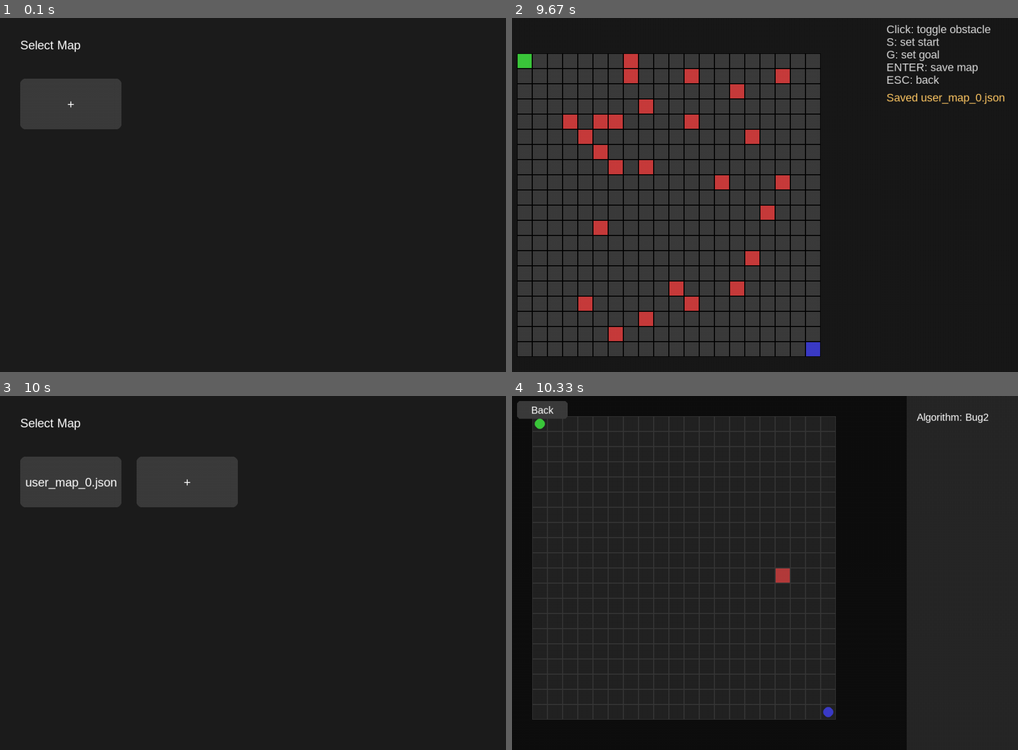
Above: before the commit, frames 1-4 (two rows, left to right).
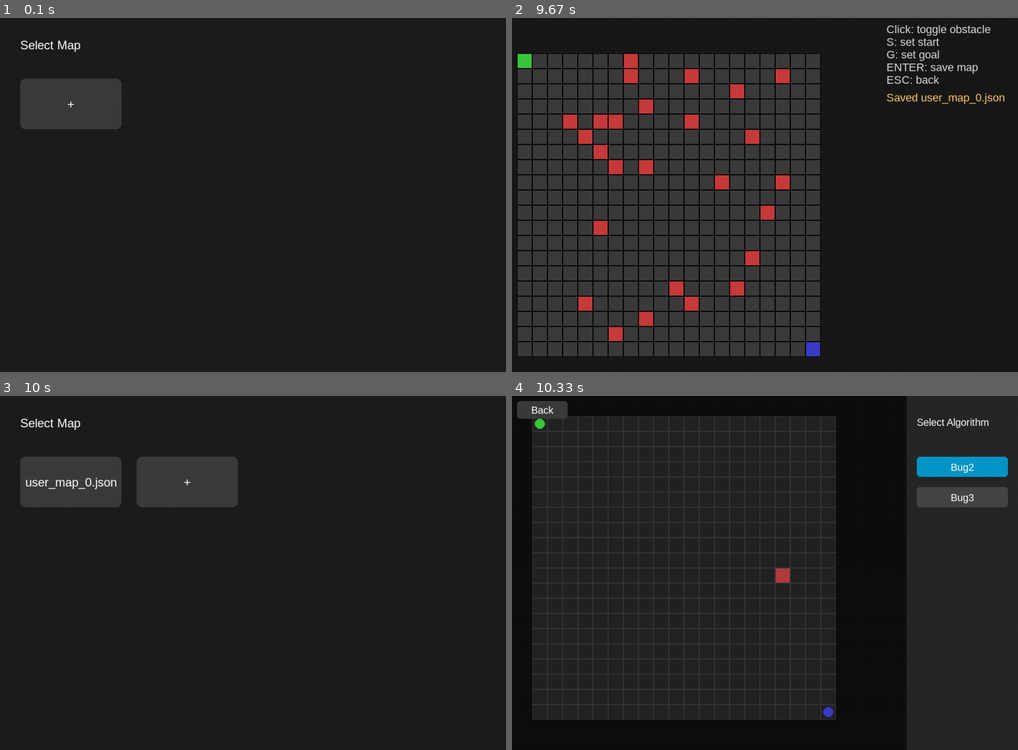
Above: after the commit, the same moments.

Repository: preeti-0001/path-planning-algorithms
Game: pygame game, started from main.py
Two runs of this game, one before a commit and one after it. Both use one fixed random seed, a clock stepped at 60 frames per second and the inputs below.
Inputs (mouse positions are in pixels of both pictures, inside the frame that each line leads up to):
- Up to frame 1 (0.1 s): no input
- Up to frame 2 (9.67 s): click "+" at 0.38 s; click (765, 219) at 0.72 s; tap Enter at 1 s; click (633, 64) at 1.38 s; click (775, 74) at 1.72 s; click (739, 287) at 2.05 s; click (749, 134) at 2.38 s; click (694, 120) at 2.72 s; click (572, 117) at 3.05 s; click (598, 230) at 3.38 s; click (608, 148) at 3.72 s; click (618, 127) at 4.05 s; click (785, 180) at 4.38 s; click (618, 173) at 4.72 s; click (689, 297) at 5.05 s; click (613, 325) at 5.38 s; click (684, 78) at 5.72 s; click (714, 180) at 6.05 s; click (643, 99) at 6.38 s; click (648, 315) at 6.72 s; click (734, 88) at 7.05 s; click (668, 279) at 7.38 s; click (598, 120) at 7.72 s; click (577, 131) at 8.05 s; click (638, 159) at 8.38 s; click (628, 67) at 8.72 s; click (577, 304) at 9.05 s; click (759, 255) at 9.38 s
- Up to frame 3 (10 s): click "Click: toggle obstacle" at 9.72 s
- Up to frame 4 (10.33 s): click "user_map_0.json" at 10.05 s

Frames 1-3 are identical in both runs. In frame 4, 2.3% of the frame differs, in the area x 80-98%, y 4-32%.

Commit message:
dev init

Diff:
--- /dev/null
+++ b/algorithms/bug3.py
@@ -0,0 +1,144 @@
+import math
+
+
+class Bug3:
+
+    def __init__(self, grid, start, goal):
+
+        self.grid = grid
+        self.rows = len(grid)
+        self.cols = len(grid[0])
+
+        self.start = start
+        self.goal = goal
+
+        self.pos = start
+        self.mode = "GOAL"
+
+        self.hit_point = None
+        self.hit_distance = None
+
+        self.path = [self.pos]
+
+        self.memory = []
+
+    # -------------------------------------------------
+    # Distance to goal (Euclidean)
+    # -------------------------------------------------
+    def distance_to_goal(self, pos):
+        return math.sqrt((pos[0] - self.goal[0])**2 +
+                         (pos[1] - self.goal[1])**2)
+
+    # -------------------------------------------------
+    def is_free(self, p):
+        r, c = p
+        if r < 0 or c < 0 or r >= self.rows or c >= self.cols:
+            return False
+        return self.grid[r][c] == 0
+
+    # -------------------------------------------------
+    # Simulated Range Sensor (Look ahead)
+    # -------------------------------------------------
+    def range_in_direction(self, direction, max_range=5):
+
+        r, c = self.pos
+        dr, dc = direction
+
+        for i in range(1, max_range + 1):
+            check = (r + dr * i, c + dc * i)
+            if not self.is_free(check):
+                return i - 1
+
+        return max_range
+
+    # -------------------------------------------------
+    # Move directly toward goal
+    # -------------------------------------------------
+    def move_toward_goal(self):
+
+        r, c = self.pos
+        gr, gc = self.goal
+
+        dr = 1 if gr > r else -1 if gr < r else 0
+        dc = 1 if gc > c else -1 if gc < c else 0
+
+        next_pos = (r + dr, c + dc)
+
+        if self.is_free(next_pos):
+            return next_pos
+        else:
+            self.mode = "BOUNDARY"
+            self.hit_point = self.pos
+            self.hit_distance = self.distance_to_goal(self.pos)
+            return self.follow_boundary()
+
+    # -------------------------------------------------
+    # Right-hand rule boundary following
+    # -------------------------------------------------
+    def follow_boundary(self):
+
+        r, c = self.pos
+
+        directions = [
+            (0, 1),   # Right
+            (1, 0),   # Down
+            (0, -1),  # Left
+            (-1, 0)   # Up
+        ]
+
+        for d in directions:
+            new_pos = (r + d[0], c + d[1])
+            if self.is_free(new_pos) and new_pos not in self.memory:
+                self.memory.append(self.pos)
+                if len(self.memory) > 6:
+                    self.memory.pop(0)
+                return new_pos
+
+        return self.pos
+
+    # -------------------------------------------------
+    # Step Function
+    # -------------------------------------------------
+    def step(self):
+
+        if self.pos == self.goal:
+            return self.pos, True
+
+        if self.mode == "GOAL":
+
+            # Check range in goal direction
+            r, c = self.pos
+            gr, gc = self.goal
+
+            dr = 1 if gr > r else -1 if gr < r else 0
+            dc = 1 if gc > c else -1 if gc < c else 0
+
+            if self.range_in_direction((dr, dc)) > 0:
+                self.pos = self.move_toward_goal()
+            else:
+                self.mode = "BOUNDARY"
+                self.hit_point = self.pos
+                self.hit_distance = self.distance_to_goal(self.pos)
+                self.pos = self.follow_boundary()
+
+        elif self.mode == "BOUNDARY":
+
+            # Leave condition (Bug3 main idea)
+            current_distance = self.distance_to_goal(self.pos)
+
+            r, c = self.pos
+            gr, gc = self.goal
+            dr = 1 if gr > r else -1 if gr < r else 0
+            dc = 1 if gc > c else -1 if gc < c else 0
+
+            if (current_distance < self.hit_distance and
+                self.range_in_direction((dr, dc)) > 0):
+
+                self.mode = "GOAL"
+                self.pos = self.move_toward_goal()
+
+            else:
+                self.pos = self.follow_boundary()
+
+        self.path.append(self.pos)
+        return self.pos, False
--- /dev/null
+++ b/algorithms/bug3_research.py
@@ -0,0 +1,170 @@
+import math
+
+
+class Bug3:
+
+    def __init__(self, grid, start, goal):
+
+        self.grid = grid
+        self.rows = len(grid)
+        self.cols = len(grid[0])
+
+        self.start = start
+        self.goal = goal
+
+        self.pos = start
+        self.mode = "GOAL"
+
+        # Boundary variables
+        self.hit_point = None
+        self.hit_distance = None
+        self.best_leave_point = None
+        self.best_distance = float("inf")
+        self.boundary_start = None
+        self.boundary_visited = set()
+
+        # Right-hand rule directions (clockwise)
+        self.directions = [
+            (0, 1),    # Right
+            (1, 0),    # Down
+            (0, -1),   # Left
+            (-1, 0)    # Up
+        ]
+        self.current_dir_index = 0
+
+        self.path = [self.pos]
+
+    # -------------------------------------------------
+    # Utilities
+    # -------------------------------------------------
+    def is_free(self, p):
+        r, c = p
+        if r < 0 or c < 0 or r >= self.rows or c >= self.cols:
+            return False
+        return self.grid[r][c] == 0
+
+    def distance_to_goal(self, pos):
+        return math.hypot(pos[0] - self.goal[0],
+                          pos[1] - self.goal[1])
+
+    # -------------------------------------------------
+    # Line-of-sight using Bresenham
+    # -------------------------------------------------
+    def line_of_sight_clear(self, p):
+
+        x1, y1 = p
+        x2, y2 = self.goal
+
+        dx = abs(x2 - x1)
+        dy = abs(y2 - y1)
+        sx = 1 if x1 < x2 else -1
+        sy = 1 if y1 < y2 else -1
+        err = dx - dy
+
+        while True:
+            if not self.is_free((x1, y1)):
+                return False
+
+            if (x1, y1) == (x2, y2):
+                break
+
+            e2 = 2 * err
+            if e2 > -dy:
+                err -= dy
+                x1 += sx
+            if e2 < dx:
+                err += dx
+                y1 += sy
+
+        return True
+
+    # -------------------------------------------------
+    # Move toward goal greedily
+    # -------------------------------------------------
+    def move_toward_goal(self):
+
+        r, c = self.pos
+        gr, gc = self.goal
+
+        dr = 1 if gr > r else -1 if gr < r else 0
+        dc = 1 if gc > c else -1 if gc < c else 0
+
+        next_pos = (r + dr, c + dc)
+
+        if self.is_free(next_pos):
+            return next_pos
+
+        # Hit obstacle
+        self.mode = "BOUNDARY"
+        self.hit_point = self.pos
+        self.boundary_start = self.pos
+        self.hit_distance = self.distance_to_goal(self.pos)
+        self.best_leave_point = None
+        self.best_distance = float("inf")
+        self.boundary_visited = set()
+
+        return self.follow_boundary()
+
+    # -------------------------------------------------
+    # True Right-Hand Rule Boundary Following
+    # -------------------------------------------------
+    def follow_boundary(self):
+
+        r, c = self.pos
+
+        for i in range(4):
+            idx = (self.current_dir_index + i) % 4
+            dr, dc = self.directions[idx]
+            next_pos = (r + dr, c + dc)
+
+            if self.is_free(next_pos):
+                self.current_dir_index = idx
+                return next_pos
+
+        return self.pos
+
+    # -------------------------------------------------
+    # Step
+    # -------------------------------------------------
+    def step(self):
+
+        if self.pos == self.goal:
+            return self.pos, True
+
+        # ---------------- GOAL MODE ----------------
+        if self.mode == "GOAL":
+
+            self.pos = self.move_toward_goal()
+
+        # -------------- BOUNDARY MODE --------------
+        elif self.mode == "BOUNDARY":
+
+            current_distance = self.distance_to_goal(self.pos)
+
+            # Check leave condition candidate
+            if (self.line_of_sight_clear(self.pos) and
+                current_distance < self.hit_distance):
+
+                if current_distance < self.best_distance:
+                    self.best_distance = current_distance
+                    self.best_leave_point = self.pos
+
+            # Move along boundary
+            next_pos = self.follow_boundary()
+
+            # If full loop completed
+            if next_pos == self.boundary_start:
+
+                if self.best_leave_point is not None:
+                    self.pos = self.best_leave_point
+                    self.mode = "GOAL"
+                    self.path.append(self.pos)
+                    return self.pos, False
+                else:
+                    # No valid leave point → unreachable
+                    return self.pos, True
+
+            self.pos = next_pos
+
+        self.path.append(self.pos)
+        return self.pos, False
--- a/ui_pygame/screens/map_viewer.py
+++ b/ui_pygame/screens/map_viewer.py
@@ -2,6 +2,9 @@
 import json
 import os
 from algorithms.bug2 import Bug2
+from algorithms.bug3_research import Bug3
+from ui_pygame.widgets.side_pannel import SidePanel
+
 
 FREE_COLOR = (35, 35, 35)
 OBS_COLOR = (180, 60, 60)
@@ -19,7 +22,6 @@
 
 CELL = 30
 MARGIN = 40
-SIDE_PANEL = 220
 
 
 class MapViewer:
@@ -43,6 +45,9 @@
 
         self.back_rect = pygame.Rect(10, 10, 100, 35)
         self.next_screen = None
+        self.side_panel = SidePanel(screen, algorithms=["Bug2", "Bug3"])
+
+
 
     # ---------- load map ----------
 
@@ -70,9 +75,16 @@
         return int(x), int(y)
 
     # ---------- planner ----------
-
-    def run_bug2(self):
-        self.planner = Bug2(self.grid, self.start, self.goal)
+    def run_selected_algorithm(self):
+
+        algo = self.side_panel.selected_algorithm
+
+        if algo == "Bug2":
+            self.planner = Bug2(self.grid, self.start, self.goal)
+
+        elif algo == "Bug3":
+            self.planner = Bug3(self.grid, self.start, self.goal)
+
         self.path = [self.start]
         self.robot = self.start
 
@@ -82,10 +94,15 @@
         self.playing = True
         self.timer = 0
 
+
     # ---------- events ----------
 
     def handle_event(self, event):
-
+        selected = self.side_panel.handle_event(event)
+
+        if selected:
+            self.playing = False
+            self.planner = None
         if event.type == pygame.MOUSEBUTTONDOWN:
 
             if self.back_rect.collidepoint(event.pos):
@@ -94,9 +111,8 @@
 
 
         if event.type == pygame.KEYDOWN:
-
             if event.key == pygame.K_SPACE:
-                self.run_bug2()
+                self.run_selected_algorithm()
 
     # -------------------------------------------------
     def update(self, dt):
@@ -187,28 +203,13 @@
         rect = label.get_rect(center=self.back_rect.center)
         self.screen.blit(label, rect)
 
-    # ---------- panel ----------
-
-    def draw_panel(self):
-        w = self.screen.get_width()
-        panel = pygame.Rect(w - SIDE_PANEL, 0, SIDE_PANEL,
-                            self.screen.get_height())
-        pygame.draw.rect(self.screen, (40, 40, 40), panel)
-
-        title = self.font.render("Algorithm: Bug2", True, (255,255,255))
-        self.screen.blit(title, (w - SIDE_PANEL + 20, 30))
-
-        if self.planner:
-            mode = self.font.render(f"Mode: {self.planner.mode}",
-                                    True, (255,255,255))
-            self.screen.blit(mode, (w - SIDE_PANEL + 20, 70))
-
     # -------------------------------------------------
     def draw(self):
         self.screen.fill(BG)
         self.draw_grid()
-        self.draw_panel()
         self.draw_back_button()
-
-        if self.planner:
+        self.side_panel.draw(self.planner)
+
+
+        if self.planner and self.side_panel.selected_algorithm == "Bug2":
             self.draw_mline()
--- a/ui_pygame/widgets/side_pannel.py
+++ b/ui_pygame/widgets/side_pannel.py
@@ -0,0 +1,101 @@
+import pygame
+
+SIDE_PANEL_WIDTH = 220
+PANEL_BG = (40, 40, 40)
+
+TEXT_COLOR = (255, 255, 255)
+BUTTON_COLOR = (70, 70, 70)
+BUTTON_HOVER = (100, 100, 100)
+BUTTON_ACTIVE = (0, 150, 200)
+
+
+class SidePanel:
+
+    def __init__(self, screen, algorithms):
+
+        self.screen = screen
+        self.font = pygame.font.SysFont("arial", 20)
+
+        self.algorithms = algorithms  # ["Bug2", "Bug3"]
+        self.selected_algorithm = algorithms[0]
+
+        self.buttons = []
+
+        self.create_buttons()
+
+    # --------------------------------------------
+    def create_buttons(self):
+
+        screen_w = self.screen.get_width()
+
+        y = 120
+        for algo in self.algorithms:
+
+            rect = pygame.Rect(
+                screen_w - SIDE_PANEL_WIDTH + 20,
+                y,
+                SIDE_PANEL_WIDTH - 40,
+                40
+            )
+
+            self.buttons.append((algo, rect))
+            y += 60
+
+    # --------------------------------------------
+    def handle_event(self, event):
+
+        if event.type == pygame.MOUSEBUTTONDOWN:
+
+            for algo, rect in self.buttons:
+                if rect.collidepoint(event.pos):
+                    self.selected_algorithm = algo
+                    return algo   # tell MapViewer which one was chosen
+
+        return None
+
+    # --------------------------------------------
+    def draw(self, planner):
+
+        screen_w = self.screen.get_width()
+        screen_h = self.screen.get_height()
+
+        panel_rect = pygame.Rect(
+            screen_w - SIDE_PANEL_WIDTH,
+            0,
+            SIDE_PANEL_WIDTH,
+            screen_h
+        )
+
+        pygame.draw.rect(self.screen, PANEL_BG, panel_rect)
+
+        # Title
+        title = self.font.render("Select Algorithm", True, TEXT_COLOR)
+        self.screen.blit(title, (screen_w - SIDE_PANEL_WIDTH + 20, 40))
+
+        mouse = pygame.mouse.get_pos()
+
+        for algo, rect in self.buttons:
+
+            # Button color logic
+            if algo == self.selected_algorithm:
+                color = BUTTON_ACTIVE
+            elif rect.collidepoint(mouse):
+                color = BUTTON_HOVER
+            else:
+                color = BUTTON_COLOR
+
+            pygame.draw.rect(self.screen, color, rect, border_radius=6)
+
+            label = self.font.render(algo, True, TEXT_COLOR)
+            label_rect = label.get_rect(center=rect.center)
+            self.screen.blit(label, label_rect)
+
+        # Show current mode
+        if planner:
+            mode_text = self.font.render(
+                f"Mode: {planner.mode}",
+                True,
+                TEXT_COLOR
+            )
+            self.screen.blit(mode_text,
+                             (screen_w - SIDE_PANEL_WIDTH + 20, 80))
